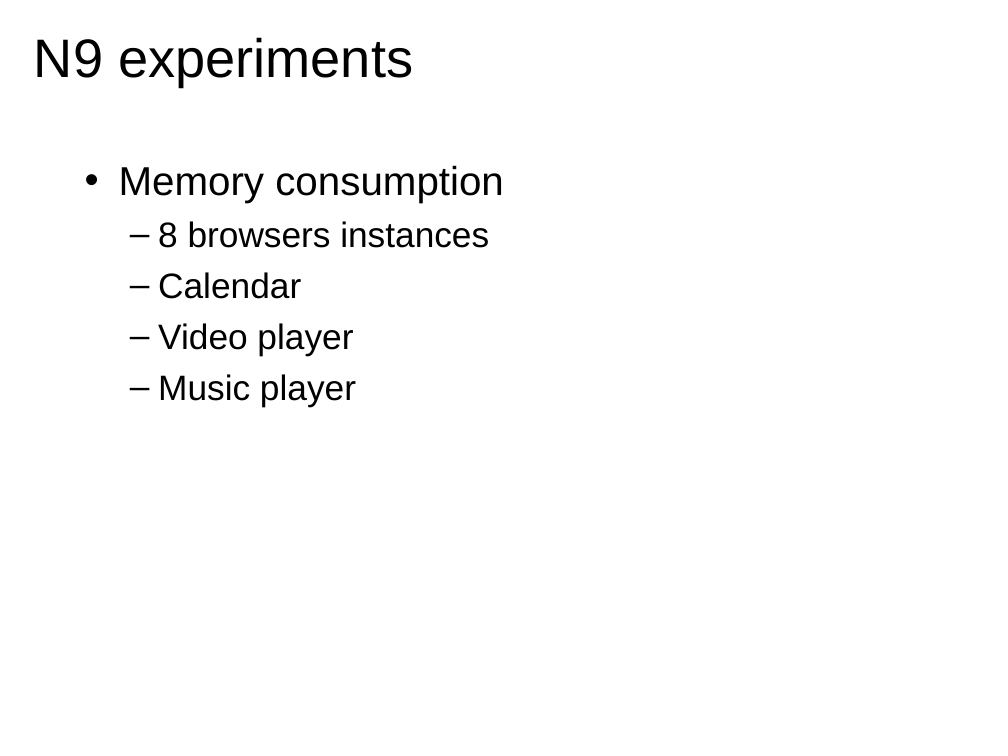
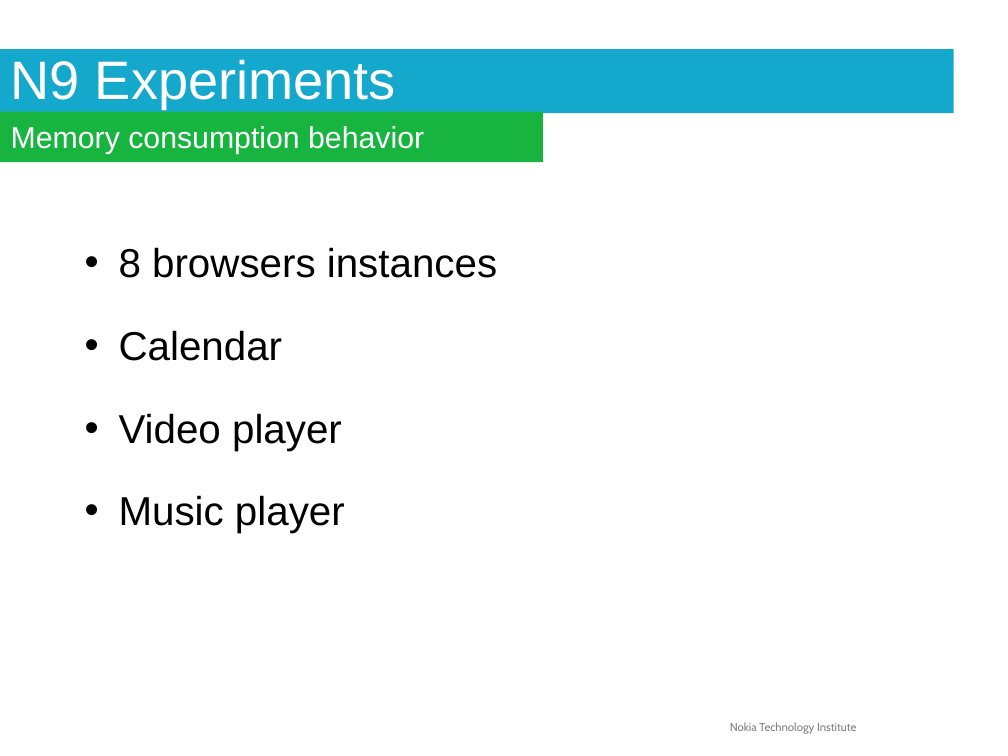
Before and after one commit to briglia/LinuxCon2011, a slide deck: slide 17 of linuxcon2011.odp (slide 16 before the commit). Drawn at 1008x756 pixels with LibreOffice and Linux fonts; fonts in the diff are those of the drawing; background and template pictures are left out. Boxes give left, top, right and bottom in pixels: in the first picture for what was removed or moved away, otherwise in the second. Text is boxed around its words. In the diff, an @@ line names an element or a change of style, - is before the commit and + after.

```diff
--- a/linuxcon2011.odp
+++ b/linuxcon2011.odp
@@ title "N9 Experiments" resized from (x1=34, y1=37, x2=413, y2=87) to (x1=0, y1=49, x2=954, y2=113) @@
@@ title "N9 Experiments" at (x1=0, y1=49, x2=954, y2=113): fill none to #14A8CC @@
@@ title at (x1=11, y1=59, x2=396, y2=109): text changed; text colour #000000 to #FFFFFF @@
-N9 experiments
+N9 Experiments
@@ rectangle added at (x1=0, y1=112, x2=543, y2=162), fill #17B53F, 24 pt, text #FFFFFF @@
+Memory consumption behavior
@@ text "8 browsers instances" at (x1=119, y1=247, x2=497, y2=533): size 28 to 32 pt; bullet – to •; list level 2 to 1 in "8 browsers instances"; line spacing 1 to 1.5; list level 2 to 1 in "Calendar"; list level 2 to 1 in "Video player"; list level 2 to 1 in "Music player" @@
@@ text at (x1=119, y1=165, x2=504, y2=203): paragraph removed @@
-• Memory consumption
@@ text added at (x1=730, y1=722, x2=856, y2=734), 9 pt, text #7F7F7F @@
+Nokia Technology Institute
```
Also in this commit, not shown: 30 other slides changed, 1 slide added.
